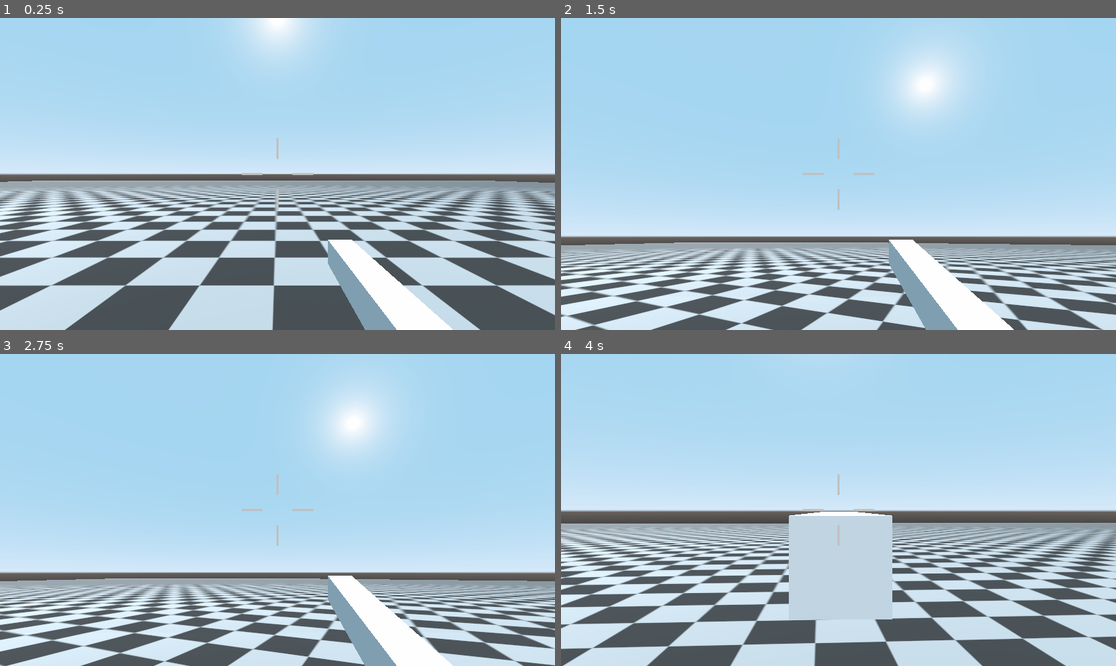
Above: before the commit, frames 1-4 (two rows, left to right).
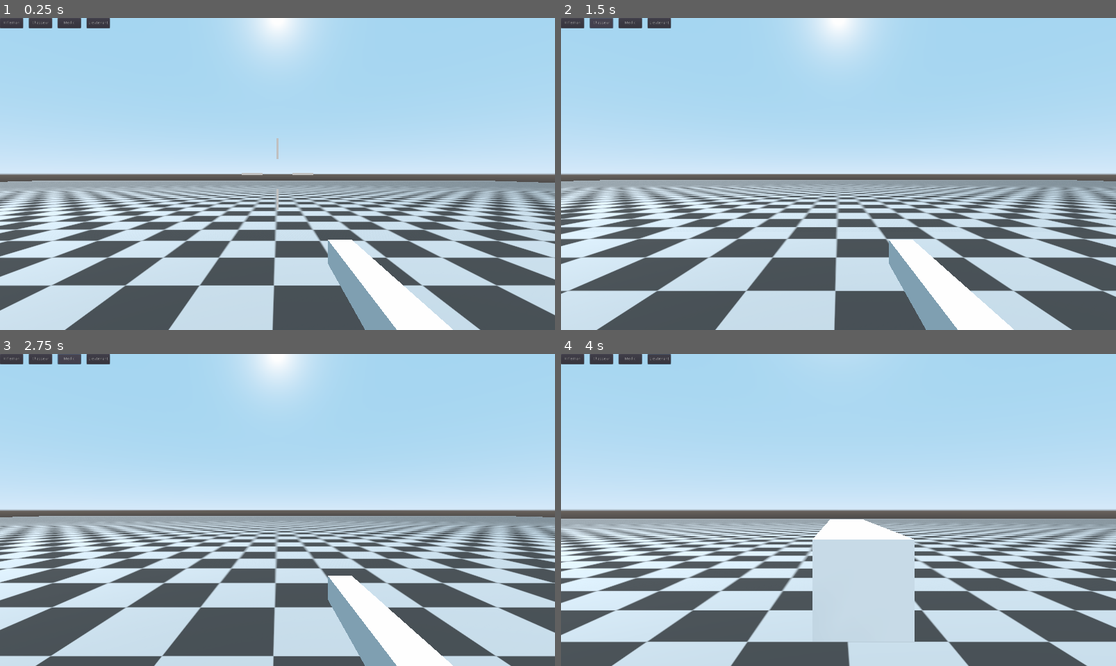
Above: after the commit, the same moments.

Repository: Octopodes-Nuts/FracturedExodus
Game: Godot game, scene res://environment/maps/test_map/TestMap.tscn
Same seed, same stepped clock (60 frames per second), same inputs: the game is played once before the commit and once after it.
Inputs (mouse positions are in pixels of both pictures, inside the frame that each line leads up to):
- Up to frame 1 (0.25 s): no input
- Up to frame 2 (1.5 s): click (572, 24) at 0.5 s, where only the run after the commit has a clickable "Rifleman"; click (599, 24) at 1.25 s, where only the run after the commit has a clickable "Chasseur"
- Up to frame 3 (2.75 s): click (66, 360) at 2 s, where only the run after the commit has a clickable "Medic"
- Up to frame 4 (4 s): click (660, 360) at 2.75 s, where only the run after the commit has a clickable "Lieutenant"; tap Enter at 3.5 s; move the mouse to (866, 510) at 3.52 s; hold W (move_forward) from 3.53 s (still down); hold Right mouse button (ads) from 3.53 s (still down); click (866, 510) at 3.67 s; tap Space (jump) at 3.77 s

The runs differ from the first frame. In frame 1, 0.6% of the frame differs, in the area x 0-20%, y 0-4%; in frame 2, 44%, in the area x 0-100%, y 0-100%; in frame 3, 43%; in frame 4, 27%.

Commit message:
Add classes menu

Diff:
--- a/src/behavior/local.gd
+++ b/src/behavior/local.gd
@@ -4,6 +4,7 @@
 
 # player ID, obtained from server
 var player_id: int
+var player: KinematicBody
 var HUD: Control
 
 
--- a/src/behavior/player/movement/DefaultController.gd
+++ b/src/behavior/player/movement/DefaultController.gd
@@ -5,6 +5,7 @@
 
 onready var WeaponRegister = get_node('/root/WeaponRegister')
 onready var Settings = get_node('/root/Settings')
+onready var Local = get_node('/root/Local')
 
 onready var escape_menu = preload(
 	'res://ui/escape_menu/EscapeMenu.tscn').instance()
@@ -58,6 +59,7 @@
 	# end default character
 	swap_weapon(character.primary_weapon)
 	# load from character
+	Local.player = self
 
 	Input.set_mouse_mode(Input.MOUSE_MODE_CAPTURED)
 
--- a/src/behavior/player/movement/entente/rifleman/Rifleman.tscn
+++ b/src/behavior/player/movement/entente/rifleman/Rifleman.tscn
@@ -13,6 +13,8 @@
 
 [node name="player_body" type="KinematicBody"]
 script = ExtResource( 1 )
+MAX_SPEED = 10.0
+MAX_SPRINT = 20.0
 
 [node name="player_mesh" type="MeshInstance" parent="."]
 transform = Transform( 1, 0, 0, 0, -4.37114e-08, -1, 0, 1, -4.37114e-08, 0, 0, 0 )
--- /dev/null
+++ b/src/debug/ui/class_selection/ClassSelector.gd
@@ -0,0 +1,41 @@
+extends Control
+
+onready var ClassRegister = get_node('/root/ClassRegister')
+onready var Global = get_node('/root/Global')
+onready var Local = get_node('/root/Local')
+var entente_classes: Dictionary
+var empire_classes: Dictionary
+var free_agent_classes: Dictionary
+var player: Node
+
+func _ready():
+	entente_classes    = ClassRegister.entente_classes
+	empire_classes     = ClassRegister.empire_classes
+	free_agent_classes = ClassRegister.free_agent_classes
+	player = Local.player
+	generate_buttons(entente_classes)
+
+# dyncamically create buttons and link them to dynamically generated
+# load actions
+
+func generate_buttons(classes: Dictionary):
+	var position = Vector2(0, 0)
+	for key in classes.keys():
+		var button = Button.new()
+		button.text = key
+		# do this
+		button.set_size(Vector2(80, 35))
+		button.set_position(position)
+		# attach load_script with value to button click signal
+		button.connect('button_down', self, 'load_script', [classes[key]])
+		self.add_child(button)
+		position += Vector2(100, 0)
+
+
+func load_script(class_scene):
+	# set player class
+	Local.player.queue_free()
+	var new_player =  class_scene.instance()
+	Global.map_root.add_child(new_player)
+	new_player.transform.origin = Vector3(0, 2, 0)
+	Local.player = new_player
--- /dev/null
+++ b/src/debug/ui/class_selection/ClassSelector.tscn
@@ -0,0 +1,10 @@
+[gd_scene load_steps=2 format=2]
+
+[ext_resource path="res://debug/ui/class_selection/ClassSelector.gd" type="Script" id=1]
+
+[node name="character_select" type="Control"]
+anchor_right = 1.0
+anchor_bottom = 1.0
+margin_right = -1320.0
+margin_bottom = -480.0
+script = ExtResource( 1 )
--- a/src/environment/maps/test_map/TestMap.tscn
+++ b/src/environment/maps/test_map/TestMap.tscn
@@ -7,6 +7,7 @@
 [ext_resource path="res://ui/hud/Hud.tscn" type="PackedScene" id=5]
 [ext_resource path="res://behavior/ai/basic_enemy/BasicEnemy.tscn" type="PackedScene" id=6]
 [ext_resource path="res://debug/debug_scenes/target_0.tscn" type="PackedScene" id=7]
+[ext_resource path="res://debug/ui/class_selection/ClassSelector.tscn" type="PackedScene" id=8]
 
 [sub_resource type="BoxShape" id=1]
 
@@ -47,3 +48,5 @@
 
 [node name="target" parent="." instance=ExtResource( 7 )]
 transform = Transform( 1, 0, 0, 0, 1, 0, 0, 0, 1, 13.7816, 1.95305, -1.33422 )
+
+[node name="character_select" parent="." instance=ExtResource( 8 )]
Not shown: 1 places in src/environment/maps/test_map/TestMap.tscn that only renumber resources
